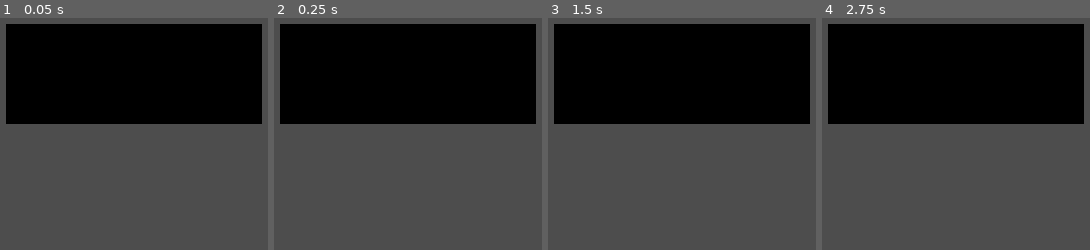
Above: before the commit, frames 1-4 (left to right).
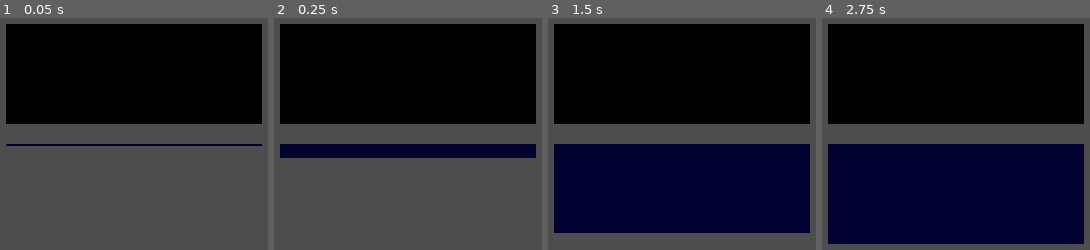
Above: after the commit, the same moments.

Repository: Nores33/Godot-Audio-FFT
Game: Godot game, scene res://Scenes/main.tscn
The game is run twice, just before and just after one commit, with the same random seed, the same clock (stepped at 60 frames per second) and the same inputs.
Inputs:
- Up to frame 1 (0.05 s): no input
- Up to frame 2 (0.25 s): no input
- Up to frame 3 (1.5 s): no input
- Up to frame 4 (2.75 s): tap Enter at 2 s

The runs differ from the first frame. In frame 1, 0.8% of the frame differs, in the area x 2-98%, y 54-56%; in frame 2, 5.8%; in frame 3, 37%; in frame 4, 41%, in the area x 2-98%, y 54-98%.
Error before the commit: Attempt to call function 'get_material' in base 'null instance' on a null instance. (res://Scripts/Audio_FFT.gd:40)

Commit message:
Added modified files

Diff:
--- a/Scenes/main.tscn
+++ b/Scenes/main.tscn
@@ -2,13 +2,15 @@
 
 [ext_resource type="Script" path="res://Scripts/Audio_FFT.gd" id="1_3jwv1"]
 [ext_resource type="Shader" path="res://Shaders/FFT.gdshader" id="1_i0ker"]
-[ext_resource type="Texture2D" uid="uid://brb3gxrhvu5f7" path="res://res/Waterfall.tres" id="3_pvs32"]
 [ext_resource type="PackedScene" uid="uid://cvvjq0r4bcekk" path="res://Scenes/waterfall_viewport.tscn" id="4_cj5no"]
-[ext_resource type="AudioStream" uid="uid://uwnuqfmnl60r" path="res://maldita.ogg" id="5_03u7e"]
+[ext_resource type="AudioStream" uid="uid://x4t5i3j1hdev" path="res://tone_sweep.mp3" id="5_2krvi"]
 
 [sub_resource type="ShaderMaterial" id="ShaderMaterial_0nio0"]
 shader = ExtResource("1_i0ker")
 shader_parameter/values = PackedFloat32Array()
+
+[sub_resource type="ViewportTexture" id="ViewportTexture_o8xtw"]
+viewport_path = NodePath("WaterfallViewport")
 
 [node name="Main" type="Control"]
 layout_mode = 3
@@ -47,12 +49,12 @@
 offset_bottom = 110.0
 grow_horizontal = 2
 grow_vertical = 2
-texture = ExtResource("3_pvs32")
+texture = SubResource("ViewportTexture_o8xtw")
 
 [node name="WaterfallViewport" parent="." instance=ExtResource("4_cj5no")]
 
 [node name="AudioStreamPlayer" type="AudioStreamPlayer" parent="."]
-stream = ExtResource("5_03u7e")
+stream = ExtResource("5_2krvi")
 autoplay = true
 
 [node name="WaterfallTimer" type="Timer" parent="."]
--- a/Scenes/waterfall_viewport.tscn
+++ b/Scenes/waterfall_viewport.tscn
@@ -1,8 +1,8 @@
 [gd_scene load_steps=8 format=3 uid="uid://cvvjq0r4bcekk"]
 
 [ext_resource type="Shader" path="res://Shaders/Waterfall.gdshader" id="1_bnsth"]
-[ext_resource type="Shader" uid="uid://db3bp8sgfwrbn" path="res://Shaders/buffer.tres" id="1_rrl7l"]
 [ext_resource type="Texture2D" uid="uid://cpuroefu81oc" path="res://Shaders/Waterfall_Color_Gradient.tres" id="2_gmvvf"]
+[ext_resource type="Shader" path="res://Shaders/Waterfall_Buffer.gdshader" id="3_i30pp"]
 
 [sub_resource type="ViewportTexture" id="ViewportTexture_iybwb"]
 viewport_path = NodePath("Buffer")
@@ -10,18 +10,18 @@
 [sub_resource type="ShaderMaterial" id="ShaderMaterial_3g7jc"]
 resource_local_to_scene = true
 shader = ExtResource("1_bnsth")
-shader_parameter/speed = 1.0
+shader_parameter/time_factor = null
 shader_parameter/values = null
 shader_parameter/prev = SubResource("ViewportTexture_iybwb")
 shader_parameter/Color_Gradient = ExtResource("2_gmvvf")
 
-[sub_resource type="ViewportTexture" id="ViewportTexture_dqnp0"]
+[sub_resource type="ViewportTexture" id="ViewportTexture_1t7cu"]
 viewport_path = NodePath(".")
 
 [sub_resource type="ShaderMaterial" id="ShaderMaterial_k2uj6"]
 resource_local_to_scene = true
-shader = ExtResource("1_rrl7l")
-shader_parameter/Texture2DParameter = SubResource("ViewportTexture_dqnp0")
+shader = ExtResource("3_i30pp")
+shader_parameter/buffer = SubResource("ViewportTexture_1t7cu")
 
 [node name="WaterfallViewport" type="SubViewport"]
 size = Vector2i(256, 100)
--- a/Scripts/Audio_FFT.gd
+++ b/Scripts/Audio_FFT.gd
@@ -5,7 +5,7 @@
 
 const WIDTH = 256
 const HEIGHT = 100
-const MIN_DB = 60
+const MIN_DB = 130
 
 var spectrum
 var values = []
@@ -14,7 +14,7 @@
 	$WaterfallTimer.start()
 	$FFTTimer.start()
 	spectrum = AudioServer.get_bus_effect_instance(0, 0)
-	#$"WaterfallViewport/ColorRect".get_material().set_shader_parameter("speed",1.0)
+	# $"WaterfallViewport/ColorRect".get_material().set_shader_parameter("time_factor", 5)
 	values.resize(VU_COUNT)
 	values.fill(0.0)
 
--- a/Shaders/FFT.gdshader
+++ b/Shaders/FFT.gdshader
@@ -1,6 +1,7 @@
 shader_type canvas_item;
 
 #define SAMPLES 256
+#define TOLERANCE 0.5
 
 uniform float values[SAMPLES];
 
@@ -14,6 +15,27 @@
 	return vec4(0.0, 0.0, 0.0, 1.0); //return black
 }
 
+vec4 Draw_FFT_Lines(float x, float y){
+    if(x < float(SAMPLES)){
+        float start_line = values[int(x)];
+        float end_line = values[int(x)+1];
+        if((y < start_line && y > end_line)||(y > start_line && y < end_line)||(y > values[int(x)]-TOLERANCE && y < values[int(x)]+TOLERANCE)){
+            return vec4(0.5, 0.0, 1.0, 1.0); //return purple
+        }
+    }
+    return vec4(0.0, 0.0, 0.0, 1.0); //return black
+}
+
+vec4 Draw_FFT_Points(float x, float y){
+    if(x < float(SAMPLES)){
+        float value = values[int(x)];
+        if(y > value-TOLERANCE && y < value+TOLERANCE){
+            return vec4(0.5, 0.0, 1.0, 1.0); //return purple
+        }
+    }
+    return vec4(0.0, 0.0, 0.0, 1.0); //return black
+}
+
 void fragment() {
-	COLOR = Draw_FFT(UV.x * float(SAMPLES), (1.0 - UV.y) * 100.0);
+	COLOR = Draw_FFT_Lines(UV.x * float(SAMPLES), (1.0 - UV.y) * 100.0);
 }
--- a/Shaders/Waterfall.gdshader
+++ b/Shaders/Waterfall.gdshader
@@ -2,14 +2,13 @@
 
 #define SAMPLES 256
 
-uniform float speed;
+uniform int time_factor;
 uniform float values[SAMPLES];
 
 uniform sampler2D prev;
 uniform sampler2D Color_Gradient : hint_default_black;
 
 void fragment() {
-	// Place fragment code here.
 	vec2 tex_size = vec2(textureSize(prev, 0));
 	float pixel_size = 1.0/tex_size.y;
 	if (UV.y < pixel_size) {
--- /dev/null
+++ b/Shaders/Waterfall_Buffer.gdshader
@@ -0,0 +1,7 @@
+shader_type canvas_item;
+
+uniform sampler2D buffer : hint_default_black;
+
+void fragment() {
+	COLOR = texture(buffer, UV);
+}
Not shown, added: tone_sweep.mp3.import
Not shown, added: tone_sweep.mp3
